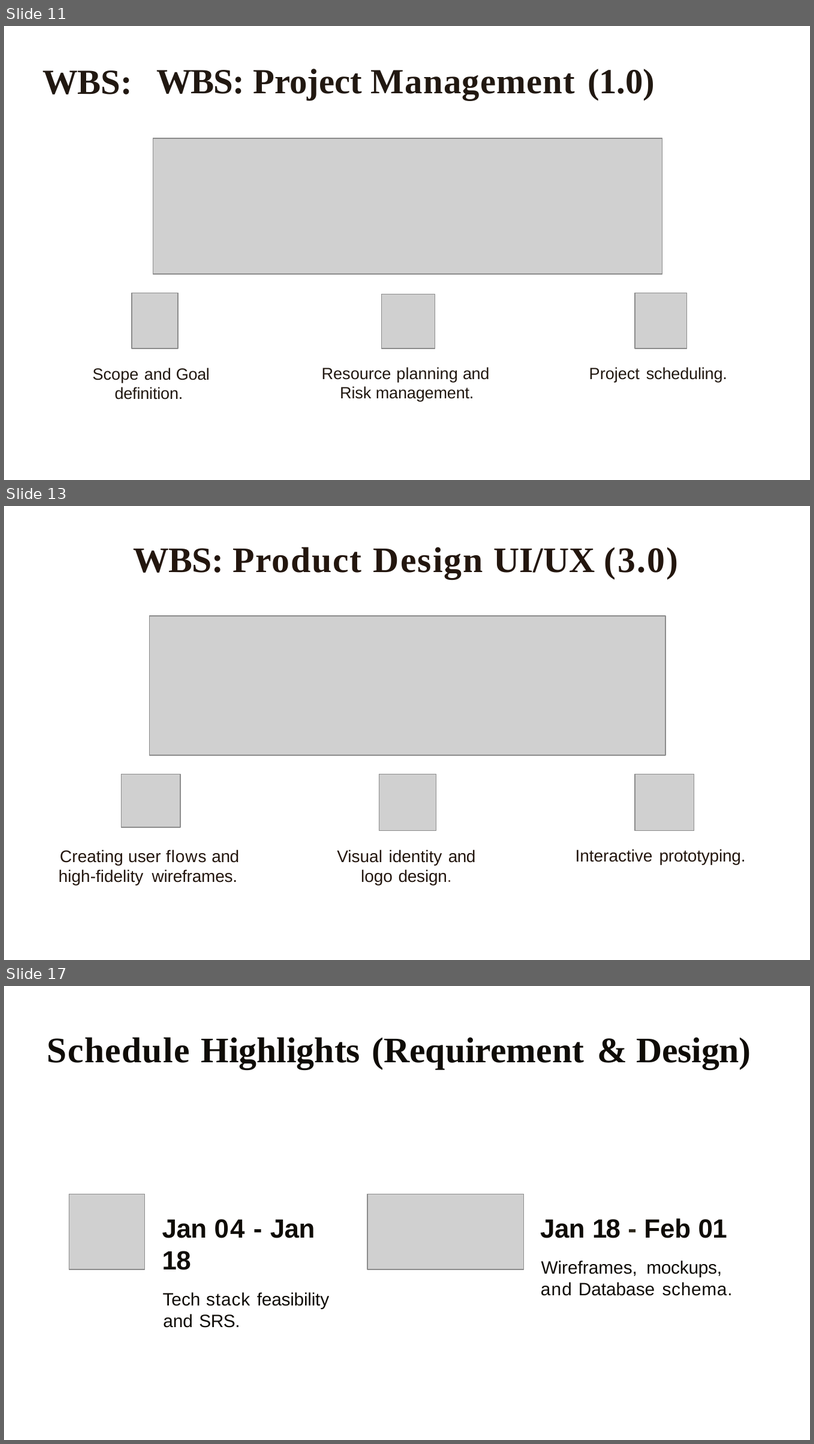
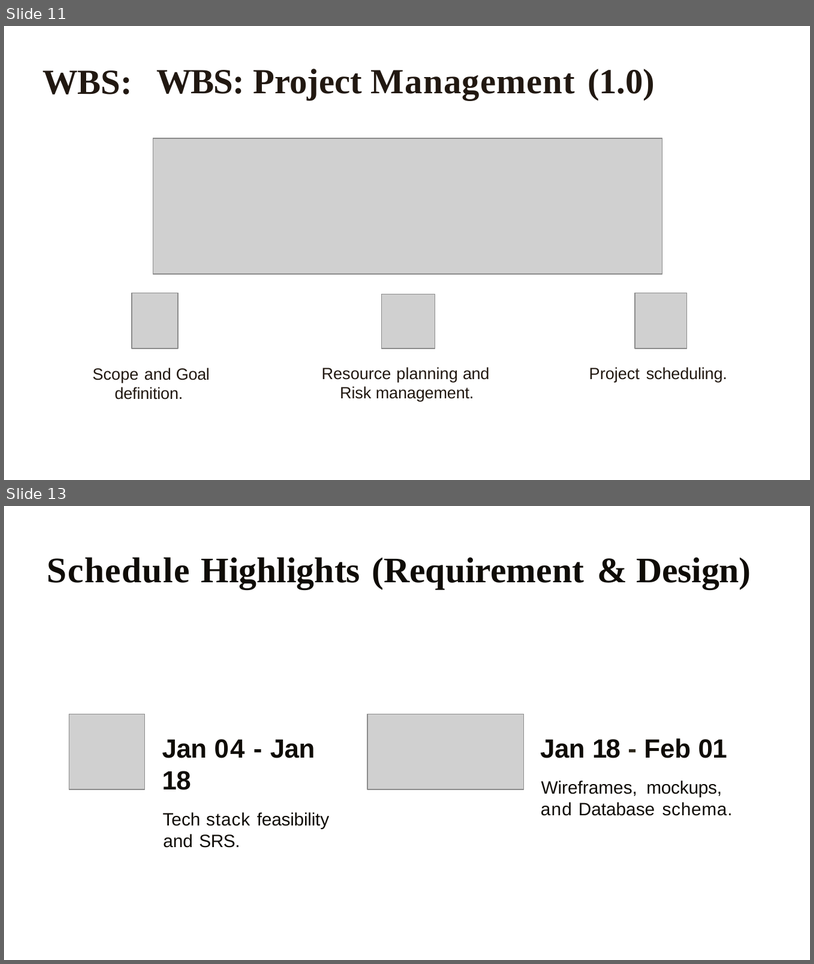
Before and after one commit to BSNP-17/Project, a slide deck: Documentation/TravelEase PPT.pptx. Shown one above the other, each under a label of ours: slides 11, 13 and 17 before the commit, slides 11 and 13 after it; the slides between them are not shown. The pictures are 814x1444 and 814x964 pixels, drawn with LibreOffice and Linux fonts; fonts in the diff are those of the drawing; grey boxes stand for pictures. Boxes give left, top, right and bottom in pixels: in the first picture for what was removed or moved away, otherwise in the second. Text is boxed around its words. In the diff, an @@ line names an element or a change of style, - is before the commit and + after.

```diff
--- a/Documentation/TravelEase PPT.pptx
+++ b/Documentation/TravelEase PPT.pptx
@@ slide 13 removed at (4,506,810,960), background #FFFFFF @@
@@ title removed at (133,547,679,579) @@
-WBS: Product Design UI/UX (3.0)
@@ picture removed at (150,616,666,755) @@
@@ picture removed at (121,774,180,827) @@
@@ picture removed at (379,774,435,830) @@
@@ picture removed at (635,774,694,830) @@
@@ text removed at (59,849,239,885) @@
-Creating user flows and high-fidelity wireframes.
@@ text removed at (337,849,476,885) @@
-Visual identity and logo design.
@@ text removed at (576,849,746,865) @@
-Interactive prototyping.
@@ what was slide 17 is now slide 13 @@
```
Also in this commit, not shown: 5 slides changed, 11 other slides removed, 9 other files.
